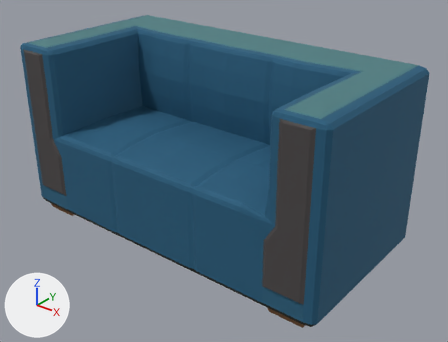
The FBX model ParatootherGame(WebGL)/Assets/Meshes/Couch.fbx as it was, and as the next commit left it.
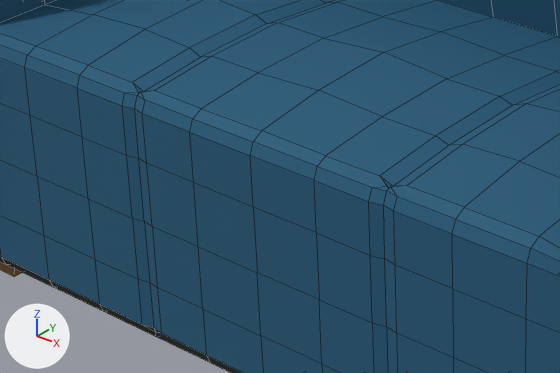
Each version appears first whole from a 50 mm lens placed at (2.059, -2.465, 1.369), pointed at (0.096, -0.011, -0.152), and next in a close-up on the part from 15% to 56% of the width and 37% to 72% of the height. Arrows for +X, +Y and +Z are at lower left; the lights stay in place. The close-ups show mesh edges as thin lines. Where no turn or scale is listed for an object, it has been applied to the vertices.

The first close-up shows 'Couch'.
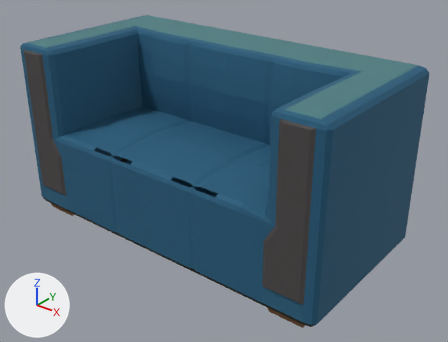
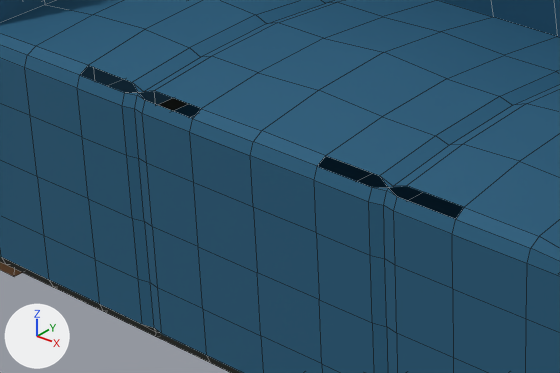
The change in detail:
me_cube_194 is used by ob_couch; location (0.0, 0.0, 0.0).
Verts and faces of me_cube_194; kept vertices keep their numbers, new ones are numbered from 916.
Before the commit, vertices of me_cube_194: 396 (0.43, -0.47, 0.01) at pixel (464, 207), 398 (0.43, -0.49, -0.01) at pixel (455, 219), 458 (0.14, -0.47, 0.0) at pixel (325, 155), 459 (0.14, -0.49, -0.01) at pixel (317, 166), 728 (0.31, -0.47, 0.0) at pixel (406, 185).
Before the commit, vertices of me_cube_194: 729 (0.26, -0.47, 0.0) at pixel (379, 175), 730 (0.29, -0.48, 0.0) at pixel (388, 187), 912 (0.26, -0.49, -0.01) at pixel (372, 187), 913 (0.31, -0.49, -0.01) at pixel (397, 196), 914 (0.29, -0.48, 0.0) at pixel (390, 186).
Before the commit, vertices of me_cube_194: 915 (0.29, -0.49, -0.01) at pixel (386, 190).
Before the commit, vertices of me_cube_194: 399 (-0.14, -0.47, 0.0) at pixel (201, 108), 401 (-0.14, -0.49, -0.01) at pixel (192, 118), 402 (-0.43, -0.47, 0.01) at pixel (88, 65), 404 (-0.43, -0.49, -0.01) at pixel (79, 75), 720 (-0.26, -0.47, 0.0) at pixel (154, 90).
Before the commit, vertices of me_cube_194: 721 (-0.31, -0.47, 0.0) at pixel (132, 82), 722 (-0.29, -0.48, 0.0) at pixel (138, 92), 901 (-0.31, -0.49, -0.01) at pixel (124, 92), 902 (-0.26, -0.49, -0.01) at pixel (145, 100), 903 (-0.29, -0.48, 0.0) at pixel (140, 91).
Before the commit, vertices of me_cube_194: 904 (-0.29, -0.49, -0.01) at pixel (137, 95).
me_cube_194 had 916 vertices, 914 faces and spanned x -1.0..1.0, y -0.51..0.5, z -0.54..0.5.
me_cube_194 now has 914 vertices, 910 faces and spans x -1.0..1.0, y -0.51..0.5, z -0.54..0.5.
Part 1, on me_cube_194:
Vertices deleted: 914 (with the faces that use them).
New faces: (730, 912, 915), (730, 915, 913).
Part 2, on me_cube_194:
Vertices deleted: 903 (with the faces that use them).
New faces: (722, 901, 904), (722, 904, 902).

Where the change shows, as pixel boxes (x1, y1, x2, y2) in the close-ups (560 x 373 px):
part 1 of me_cube_194, cut back
    before: (318, 156, 464, 219)
    after: (373, 187, 397, 197)
part 2 of me_cube_194, cut back
    before: (80, 65, 201, 119)
    after: (129, 93, 143, 99)
